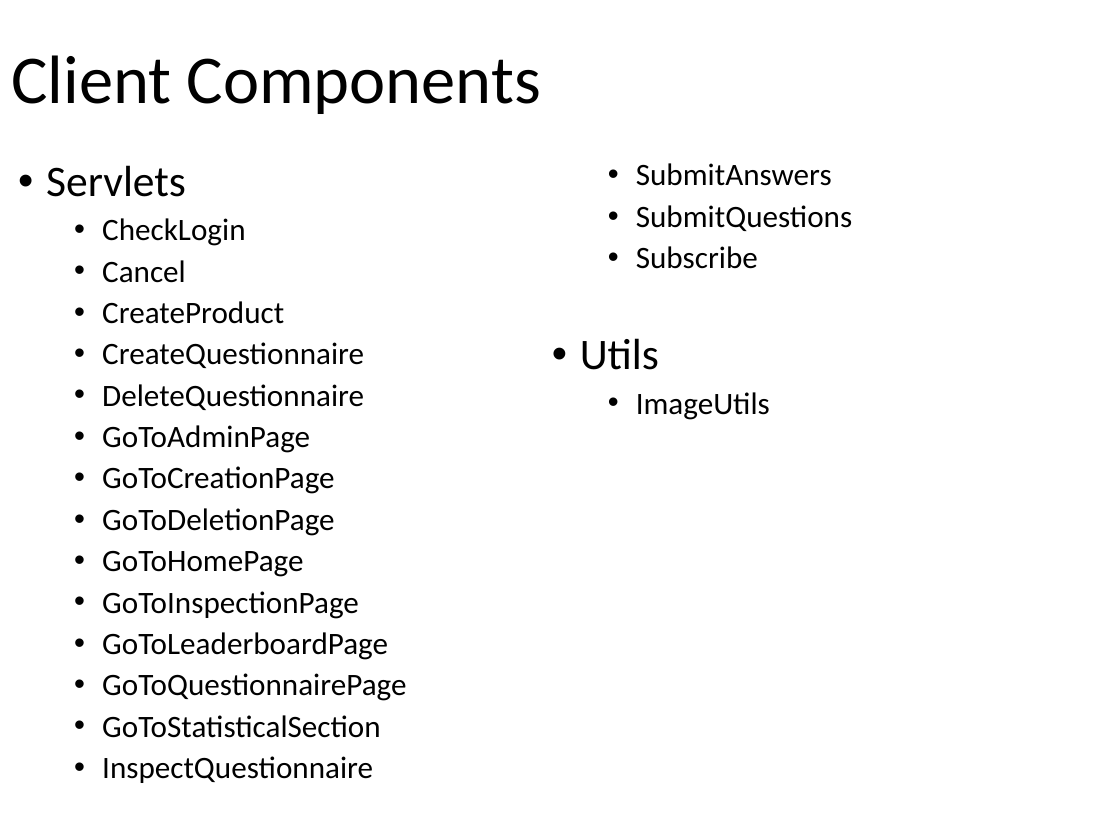
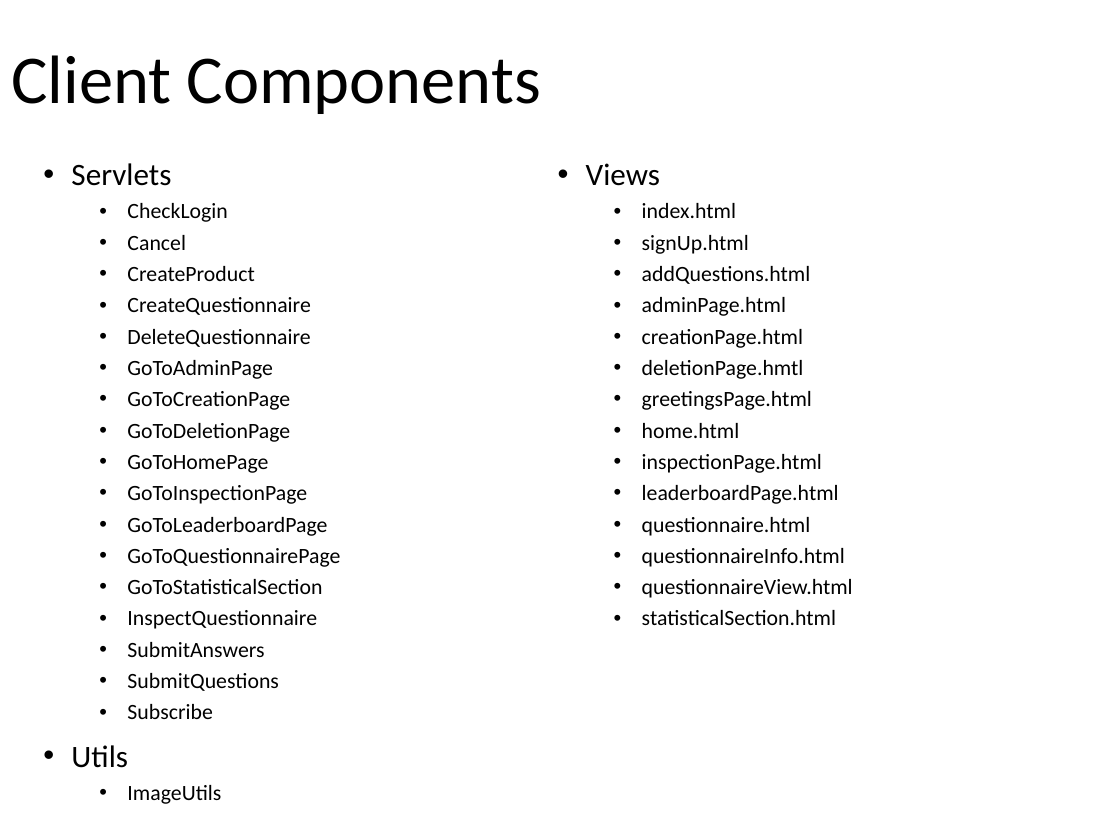
Before and after one commit to MatteoMakovec/GamifiedMarketingApplication, a slide deck: slide 35 of gamified_marketing_application.pptx. Drawn at 1120x840 pixels with LibreOffice and Linux fonts; fonts in the diff are those of the drawing. Boxes give left, top, right and bottom in pixels: in the first picture for what was removed or moved away, otherwise in the second. Text is boxed around its words. In the diff, an @@ line names an element or a change of style, - is before the commit and + after.

```diff
--- a/gamified_marketing_application.pptx
+++ b/gamified_marketing_application.pptx
@@ text "Servlets": place and size @@
-text "Servlets" at [46, 165, 406, 783]
+text "Servlets" at [71, 163, 340, 804]
@@ text at [71, 163, 340, 629]: size 28 to 20 pt in "Servlets"; size 20 to 14 pt in "CheckLogin", "Cancel", "CreateProduct", "CreateQuestionnaire" and 10 more places @@
@@ text at [586, 163, 853, 625]: text changed; size 20 to 14 pt @@
-  • SubmitAnswers
-  • SubmitQuestions
-  • Subscribe
-• Utils
-  • ImageUtils
+• Views
+  • index.html
+  • signUp.html
+  • addQuestions.html
+  • adminPage.html
+  • creationPage.html
+  • deletionPage.hmtl
+  • greetingsPage.html
+  • home.html
+  • inspectionPage.html
+  • leaderboardPage.html
+  • questionnaire.html
+  • questionnaireInfo.html
+  • questionnaireView.html
+  • statisticalSection.html
@@ text at [71, 642, 278, 804]: paragraphs added @@
+  • SubmitAnswers
+  • SubmitQuestions
+  • Subscribe
+• Utils
+  • ImageUtils
```
Also in this commit, not shown: 22 other slides changed.
